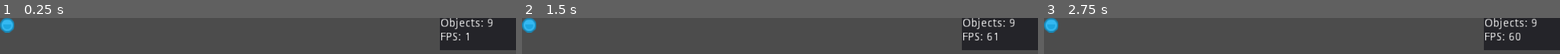
Above: before the commit, frames 1-3 (left to right).
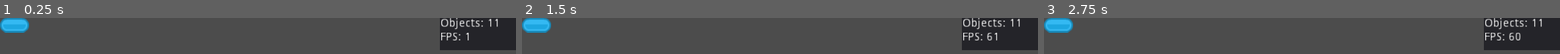
Above: after the commit, the same moments.

Repository: StoneAgeAdventure/StoneAgeAdventure
Game: Godot game, scene res://characters/blood_and_magic/BloodAndMagic.tscn
The game is run twice, just before and just after one commit, with the same random seed, the same clock (stepped at 60 frames per second) and the same inputs. This scene is started directly instead of the project's main scene.
Inputs (mouse positions are in pixels of both pictures, inside the frame that each line leads up to):
- Up to frame 1 (0.25 s): no input
- Up to frame 2 (1.5 s): tap Enter at 0.5 s; move the mouse to (outside the picture) at 0.52 s; hold Right (move_right) 0.53-1.28 s; hold Space (attack) 0.53-1.28 s; move the mouse to (outside the picture) at 1.27 s; hold Down (move_down) from 1.28 s (still down); click (outside the picture) at 1.35 s
- Up to frame 3 (2.75 s): tap Enter at 2 s; move the mouse to (outside the picture) at 2.02 s; release Down (move_down) at 2.03 s; hold Right (move_right) from 2.03 s (still down); hold H (shoot) from 2.03 s (still down)

The runs differ from the first frame. In frame 1, 1.5% of the frame differs, in the area x 1-97%, y 0-42%; in frame 2, 1.5%; in frame 3, 1.5%.

Commit message:
add hp bar

Diff:
--- a/characters/blood_and_magic/BloodAndMagic.tscn
+++ b/characters/blood_and_magic/BloodAndMagic.tscn
@@ -1,6 +1,7 @@
-[gd_scene load_steps=2 format=2]
+[gd_scene load_steps=3 format=2]
 
 [ext_resource path="res://characters/blood_and_magic/HBoxContainer.gd" type="Script" id=1]
+[ext_resource path="res://pictures/shop/barGreen_horizontalMid.png" type="Texture" id=2]
 
 [node name="BloodAndMagic" type="Node2D"]
 
@@ -9,3 +10,9 @@
 margin_bottom = 52.0
 custom_constants/separation = 0
 script = ExtResource( 1 )
+
+[node name="TextureRect" type="TextureRect" parent="."]
+margin_right = 4.49e+07
+margin_bottom = 40.0
+rect_scale = Vector2( 1e-05, 1 )
+texture = ExtResource( 2 )
--- a/characters/blood_and_magic/HBoxContainer.gd
+++ b/characters/blood_and_magic/HBoxContainer.gd
@@ -18,7 +18,7 @@
 # Called when the node enters the scene tree for the first time.
 func _ready():
 	pass # Replace with function body.
-	set_blood_and_magic(1,1)
+	set_blood_and_magic(100,1)
 
 func set_blood_and_magic(amount: int,choice: int):
 
@@ -32,14 +32,13 @@
 		_texture_tail = _magic_tail
 	if amount < 1:
 		return
-	var newnode = null
-	newnode = TextureRect.new()
+	var newnode =  TextureRect.new()
 	(newnode as TextureRect).texture = _texture_head
 	self.add_child(newnode)
 	if amount > 2:
 		newnode = TextureRect.new()
 		(newnode as TextureRect).texture = _texture_mid
-		(newnode as TextureRect).rect_scale.x = 100
+		(newnode as TextureRect).rect_scale = Vector2(amount,1)
 		self.add_child(newnode)
 	newnode = TextureRect.new()
 	(newnode as TextureRect).texture = _texture_tail
--- /dev/null
+++ b/characters/blood_and_magic/TextureRect.gd
@@ -0,0 +1,17 @@
+extends TextureRect
+
+
+# Declare member variables here. Examples:
+# var a = 2
+# var b = "text"
+
+
+# Called when the node enters the scene tree for the first time.
+func _ready():
+	pass # Replace with function body.
+
+
+
+# Called every frame. 'delta' is the elapsed time since the previous frame.
+#func _process(delta):
+#	pass
